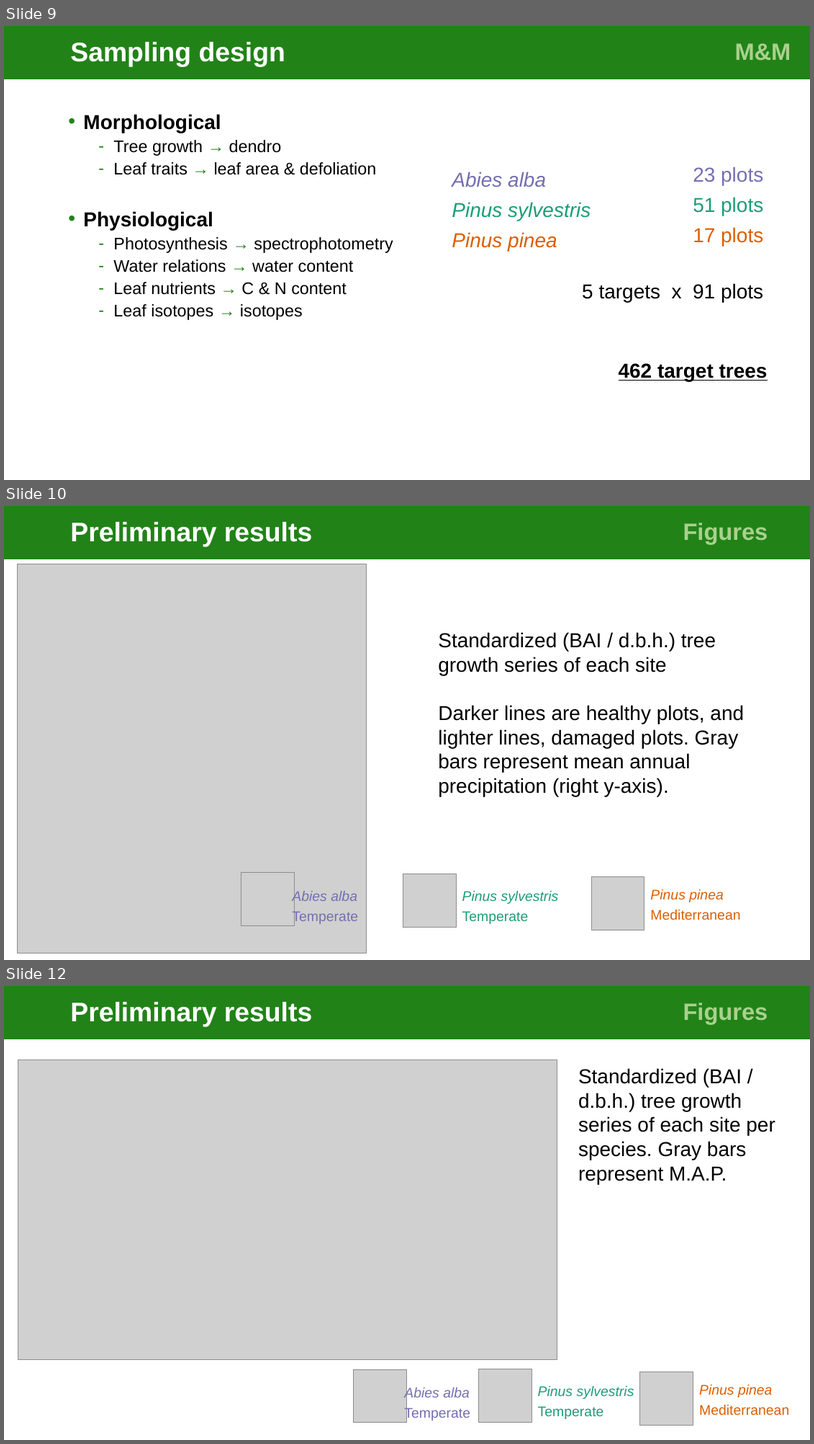
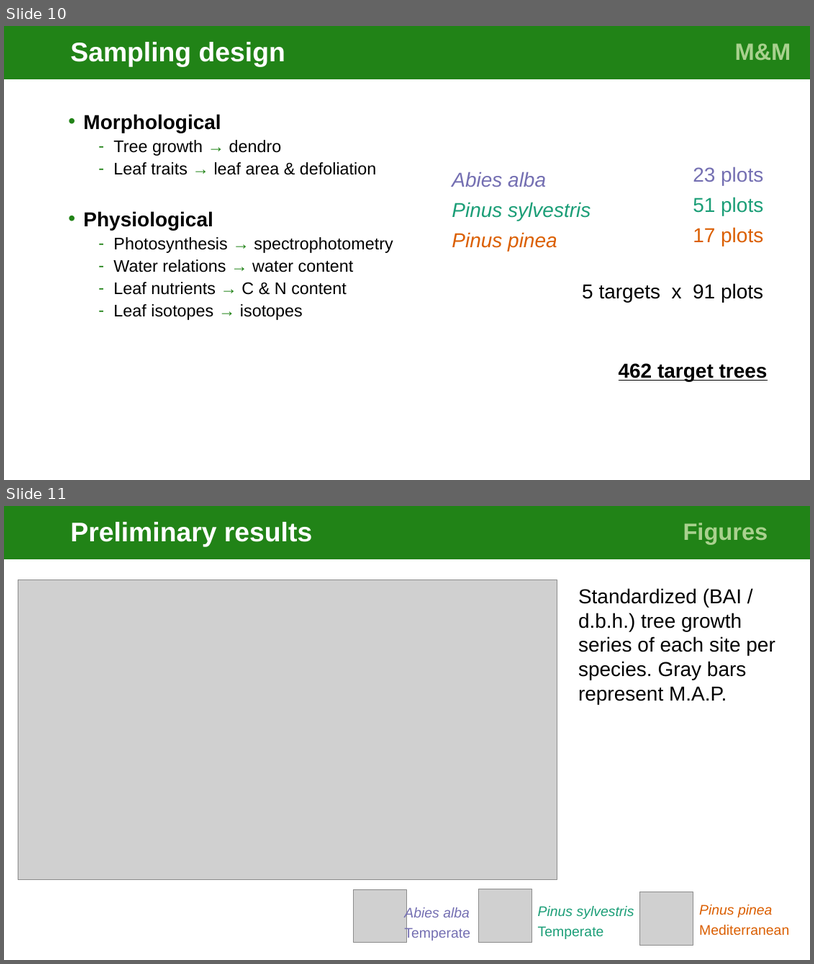
Before and after one commit to cris-fernandez/Tesis_Individuo, a slide deck: 06_ppts/exploratory_analysis_figures_v2-CFB.pptx. Shown one above the other, each under a label of ours: slides 9, 10 and 12 before the commit, slides 10 and 11 after it; the slides between them are not shown. The pictures are 814x1444 and 814x964 pixels, drawn with LibreOffice and Linux fonts; fonts in the diff are those of the drawing; grey boxes stand for pictures. Boxes give left, top, right and bottom in pixels: in the first picture for what was removed or moved away, otherwise in the second. Text is boxed around its words. In the diff, an @@ line names an element or a change of style, - is before the commit and + after.

```diff
--- a/06_ppts/exploratory_analysis_figures_v2-CFB.pptx
+++ b/06_ppts/exploratory_analysis_figures_v2-CFB.pptx
@@ slide 10 removed at box(4, 506, 810, 960), background #FFFFFF @@
@@ title removed at box(4, 506, 646, 559) @@
-Preliminary results
@@ rectangle removed at box(646, 506, 810, 559) @@
-Figures
@@ picture removed at box(17, 564, 366, 953) @@
@@ text removed at box(438, 632, 744, 796) @@
-  Standardized (BAI / d.b.h.) tree growth series of each site
-  Darker lines are healthy plots, and lighter lines, damaged plots. Gray bars represent mean annual precipitation (right y-axis).
@@ picture removed at box(242, 872, 295, 926) @@
@@ text removed at box(292, 890, 358, 924) @@
-Abies alba
-Temperate
@@ picture removed at box(404, 873, 456, 926) @@
@@ text removed at box(463, 890, 559, 924) @@
-Pinus sylvestris
-Temperate
@@ picture removed at box(592, 876, 646, 929) @@
@@ text removed at box(651, 889, 741, 920) @@
-Pinus pinea
-Mediterranean
@@ what was slide 9 is now slide 10 @@
@@ what was slide 12 is now slide 11 @@
```
Also in this commit, not shown: 6 slides changed, 2 slides added, 8 other slides removed.
